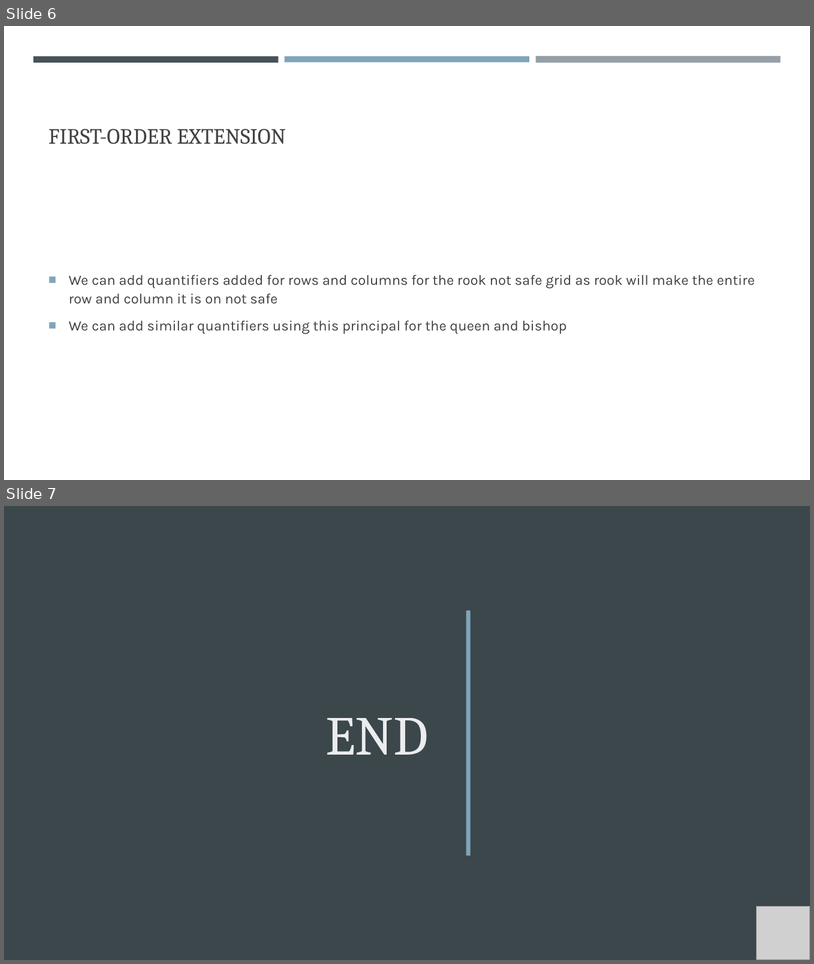
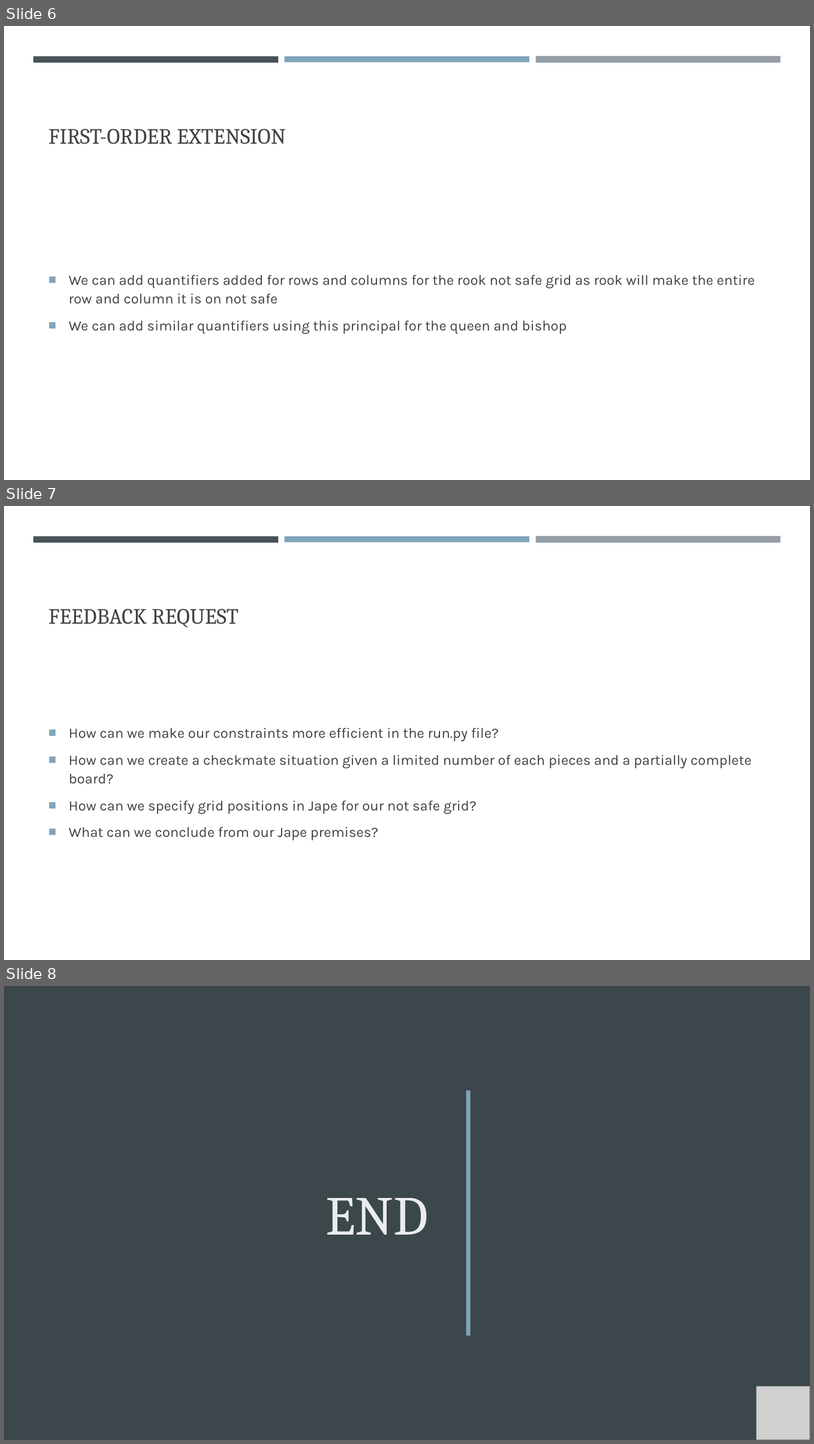
Before and after one commit to mkevinq/checkmate-finder, a slide deck: documents/draft/group110_modelling_project.pptx. Shown one above the other, each under a label of ours: slides 6 and 7 before the commit, slides 6, 7 and 8 after it. The pictures are 814x964 and 814x1444 pixels, drawn with LibreOffice and Linux fonts; fonts in the diff are those of the drawing; grey boxes stand for pictures. Boxes give left, top, right and bottom in pixels: in the first picture for what was removed or moved away, otherwise in the second. Text is boxed around its words. In the diff, an @@ line names an element or a change of style, - is before the commit and + after.

Commit message:
Add files via upload
updated powerpoint

```diff
--- a/documents/draft/group110_modelling_project.pptx
+++ b/documents/draft/group110_modelling_project.pptx
@@ slide 7 added at [4,506,810,960], background #FFFFFF; not listed: 3 template elements that a slide beside it also shows @@
@@ title added at [48,609,239,627], 26 pt, text #404040 @@
+FEEDBACK REQUEST
@@ text added at [69,727,752,840], 17 pt, text #404040 @@
+■ How can we make our constraints more efficient in the run.py file?
+■ How can we create a checkmate situation given a limited number of each pieces and a partially complete board?
+■ How can we specify grid positions in Jape for our not safe grid?
+■ What can we conclude from our Jape premises?
@@ what was slide 7 is now slide 8 @@
```
